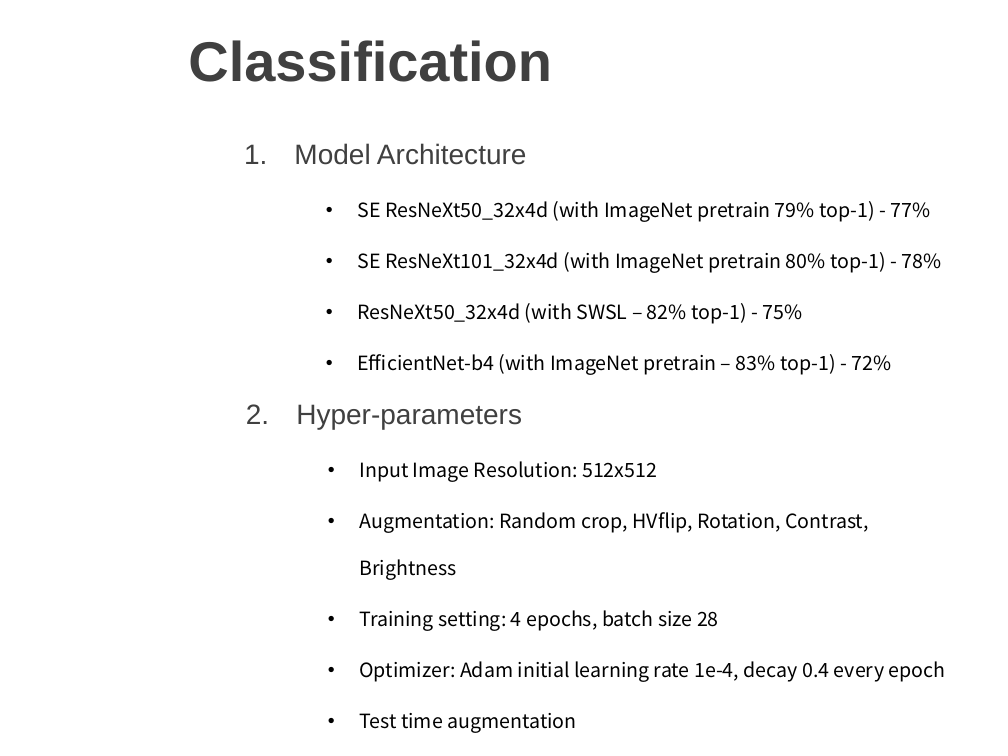
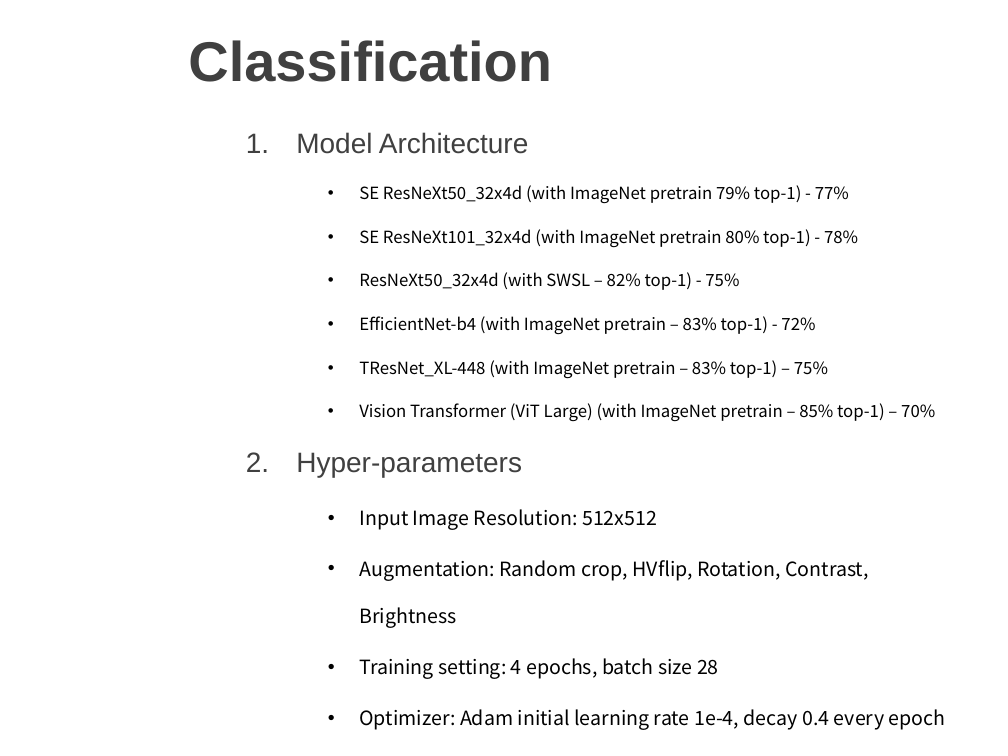
Before and after one commit to Voltage-x/case-presentation-2, a slide deck: slide 14 of case2.pptx. Drawn at 1008x756 pixels with LibreOffice and Linux fonts; fonts in the diff are those of the drawing; background and template pictures are left out. Boxes give left, top, right and bottom in pixels: in the first picture for what was removed or moved away, otherwise in the second. Text is boxed around its words. In the diff, an @@ line names an element or a change of style, - is before the commit and + after.

```diff
--- a/case2.pptx
+++ b/case2.pptx
@@ text "Model Architecture" moved from (x1=357, y1=201, x2=941, y2=375) to (x1=359, y1=185, x2=935, y2=422) @@
@@ text at (x1=359, y1=185, x2=858, y2=335): size 14 to 12 pt in "SE ResNeXt50_32x4d (with ImageNet pretrain 79% top-1) ...", "SE ResNeXt101_32x4d (with ImageNet pretrain 80% top-1) ...", "ResNeXt50_32x4d (with SWSL – 82% top-1) - ...", "EfficientNet-b4 (with ImageNet pretrain – 83% top-1) ..." @@
@@ text at (x1=359, y1=360, x2=935, y2=422): paragraphs added @@
+  • TResNet_XL-448 (with ImageNet pretrain – 83% top-1) – 75%
+  • Vision Transformer (ViT Large) (with ImageNet pretrain – 85% top-1) – 70%
@@ text "Hyper-parameters" rewrapped from (x1=296, y1=404, x2=946, y2=733) to (x1=296, y1=452, x2=946, y2=730) @@
```
